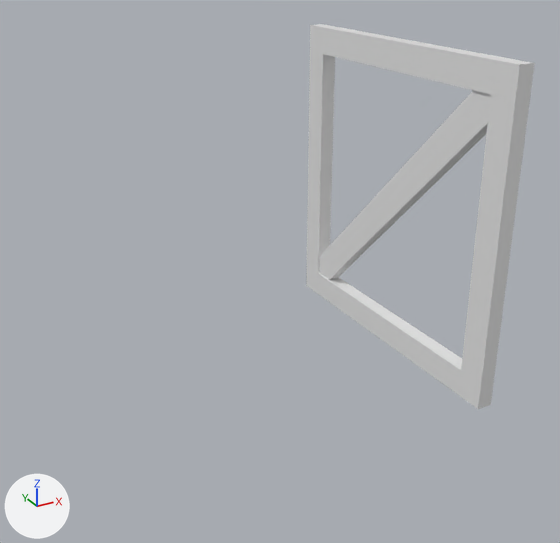
A saved change to the FBX model Assets/3DObject/Tekitou/untitled.fbx.
Both versions are drawn from a camera (50 mm lens) standing at (-2.96, -3.85, 1.6) and looking at (-0.92, -0.15, -0.25). Arrows for +X, +Y and +Z are at lower left; the lights stay in place. Where no turn or scale is listed for an object, it has been applied to the vertices.
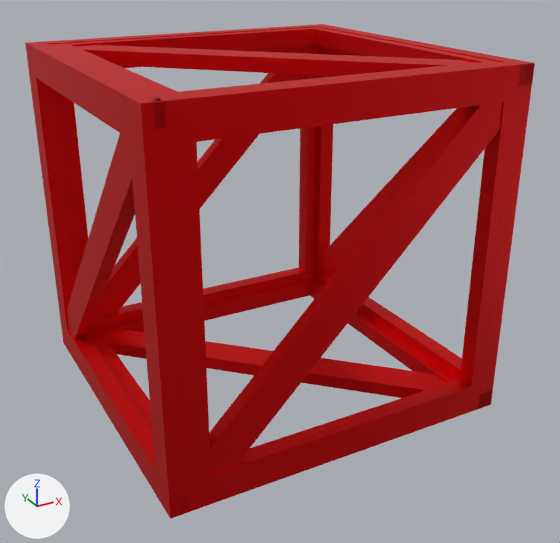
Where the change shows, as pixel boxes (x1, y1, x2, y2) in the pictures (560 x 543 px):
'Cube', reshaped, moved, turned
    before: (319, 90, 491, 280)
    after: (25, 24, 535, 519)
'Cube.001', deleted
    before: (306, 24, 535, 409)
part 1 of me_立方体, added (red)
    after: (75, 45, 476, 76)
part 2 of me_立方体, added (red)
    after: (25, 24, 535, 519)
part 3 of me_立方体, recoloured
    before: (319, 90, 491, 280)
    after: (102, 329, 447, 398)

Edits to the bpy script that builds the scene:
```text
Add mat_マテリアル:
    mat_マテリアル = principled_material('マテリアル')
    mat_マテリアル.base_color = (0.8, 0.0, 0.00179)  # red #e70006
    mat_マテリアル.metallic = 0.8
Change me_立方体:
    used by ob_cube; location = (0.0, 0.0, 0.0); rotation_euler = (0.785, 0.0, 0.0), in degrees (45, 0, 0); scale = (0.04, 0.1, 1.2)
    remove me_立方体.from_pydata(...)  # 8 vertices, 6 faces; spans x -1.0..1.0, y -1.0..1.0, z -1.0..1.0
    add me_立方体.from_pydata(...)  # 144 vertices, 132 faces; spans x -48.63..1.37, y -14.47..14.14, z -1.21..1.18
    me_立方体 part 1: a new loose piece, a box spanning x -48.26..-46.26, y -1.0..1.0, z -1.0..1.0, in mat_マテリアル (red #e70006)
    me_立方体 part 2
    85 vertices are added at x -48.63..-0.65, y -14.47..14.14, z -1.21..1.18
    16 new vertices lie (50.0, 0.0, 0.0) away from vertices in x -48.63, y -14.47..14.14, z -1.21..1.18
    16 new vertices lie (2.5, 0.0, 0.0) away from vertices in x -48.51..-1.25, y -14.14..14.14, z -1.18..1.18
    11 new vertices lie (41.22, 0.0, 0.0) away from vertices in x -44.24, y -12.89..12.89, z -1.07..1.07
    120 new faces join them
    me_立方体 part 3: 6 faces spanning x -1.0..1.0, y -1.0..1.0, z -1.0..1.0 switch from no material to mat_マテリアル (red #e70006)
Remove ob_cube_001:
    ob_cube_001 = bpy.data.objects.new('Cube.001', me_cube)
    ob_cube_001.location = (0.0, 0.0, 0.0)
Change ob_cube:
    ob_cube.location: (0.0, 0.0, 0.0) -> (-0.948, 0.0, -0.945)
    ob_cube.rotation_euler: (0.785, 0.0, 0.0) -> (0.785, 1.571, 0.0)  # degrees (45, 0, 0) -> degrees (45, 90, 0)
```
